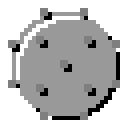
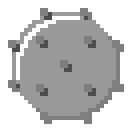
Before/after of a 128 x 128 layered artwork. What changed in the layer stack:
painted on "bumps" over [12, 12, 96, 96]
added layer "bumps shadow" (50%) above "ball" over [12, 12, 124, 124]
renamed "Background" to "ball", painted on it over [12, 12, 120, 120]
added layer "ball shadow" (50%) above "bg" over [16, 16, 120, 120]
